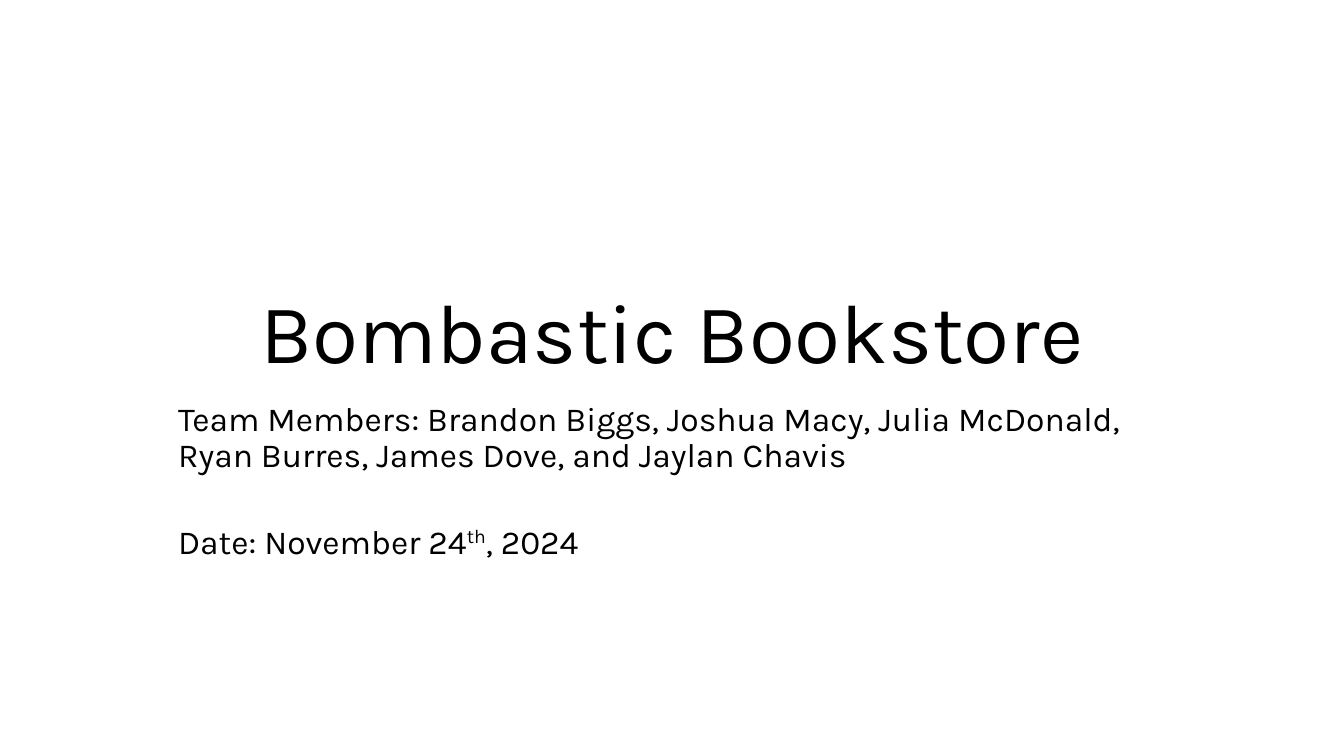
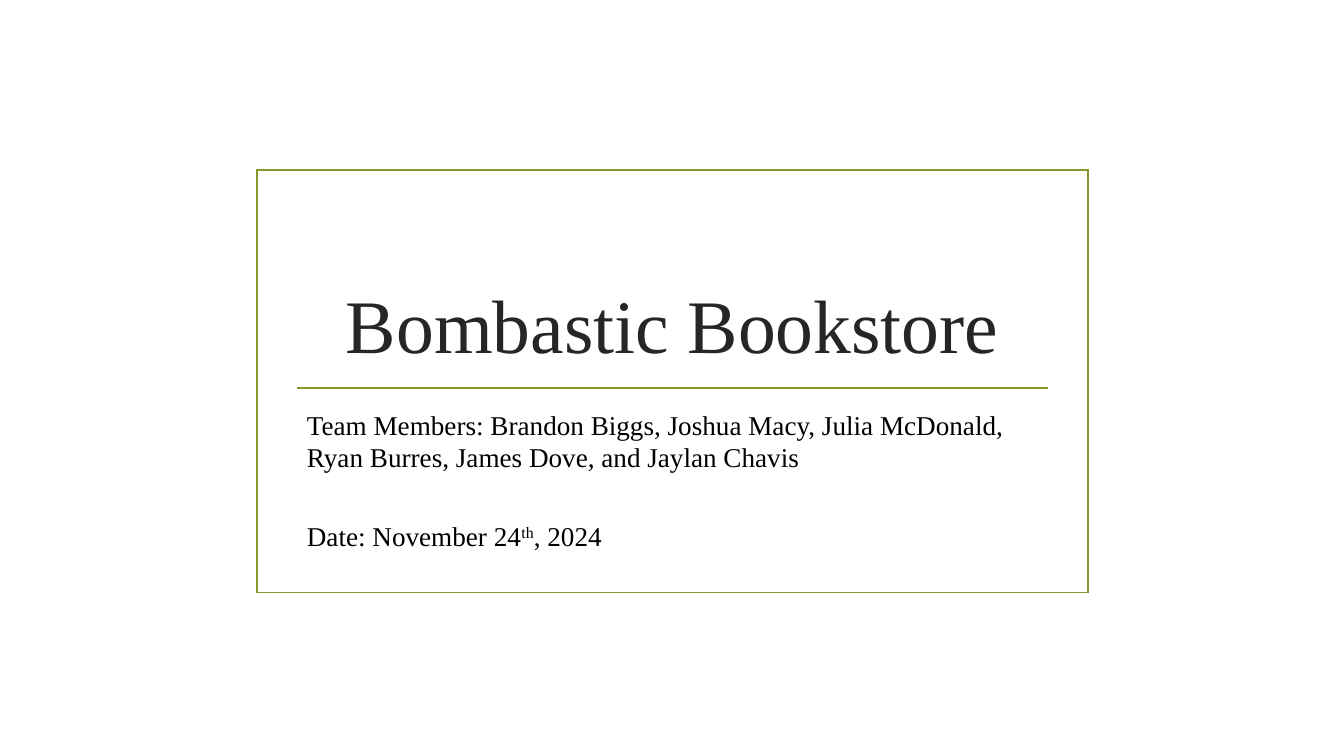
Before and after one commit to WakeTechBrandon/Bombastic-Bookstore, a slide deck: slide 1 of ProjectPresentation.pptx. Drawn at 1344x756 pixels with LibreOffice and Linux fonts; fonts in the diff are those of the drawing; background and template pictures are left out. Boxes give left, top, right and bottom in pixels: in the first picture for what was removed or moved away, otherwise in the second. Text is boxed around its words. In the diff, an @@ line names an element or a change of style, - is before the commit and + after.

Commit message:
Powerpoint Theme
Added images and changed some layouts of slides.

Also deleted duplicated body tag in View_All.html

```diff
--- a/ProjectPresentation.pptx
+++ b/ProjectPresentation.pptx
@@ rectangle added at bbox=[257, 170, 1089, 593], outline #83992A 1.25 pt @@
@@ title "Bombastic Bookstore": place and size @@
-title "Bombastic Bookstore" at bbox=[260, 305, 1083, 364]
+title "Bombastic Bookstore" at bbox=[346, 300, 999, 354]
@@ title "Bombastic Bookstore" at bbox=[346, 300, 999, 354]: size 60 to 54 pt, font Karla to Times New Roman, text colour #000000 to #262626; line spacing 0.9 to 1 @@
@@ line added from (296, 388) to (1049, 388), #83992A 1.25 pt @@
@@ subtitle "Team Members: Brandon Biggs, Joshua ...": place and size @@
-subtitle "Team Members: Brandon Biggs, Joshua ..." at bbox=[178, 408, 1119, 555]
+subtitle "Team Members: Brandon Biggs, Joshua ..." at bbox=[307, 416, 1003, 547]
@@ subtitle "Team Members: Brandon Biggs, Joshua ..." at bbox=[307, 416, 1003, 547]: size 24 to 19.4 pt, font Karla to Times New Roman; line spacing 0.9 to 1 @@
```
Also in this commit, not shown: 12 other slides changed, 1 other file.
